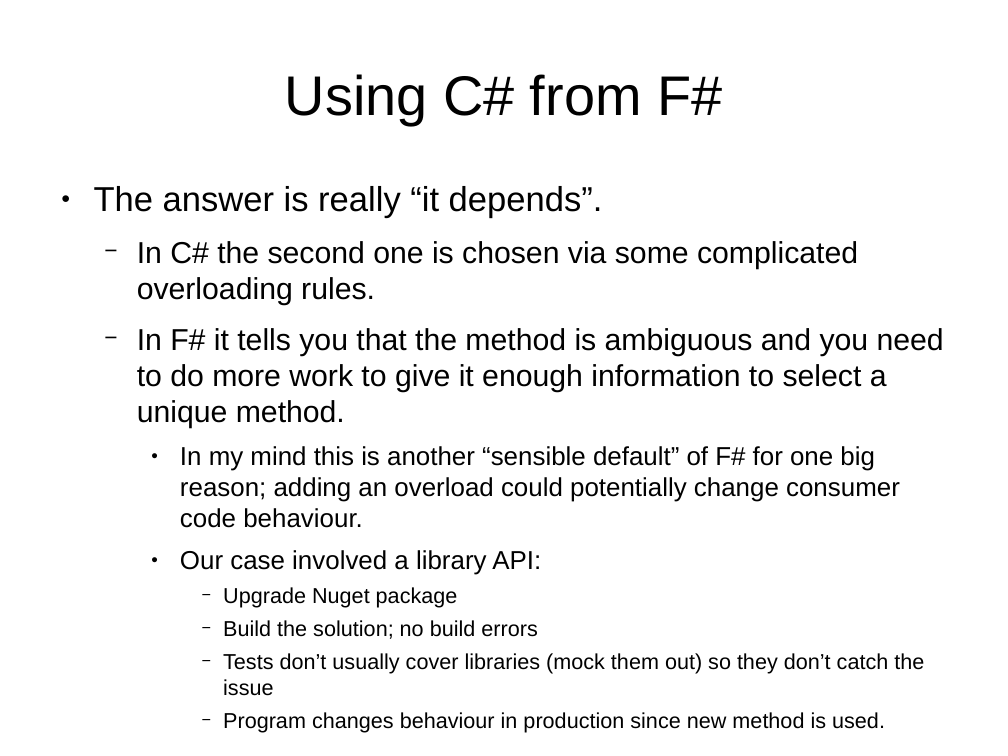
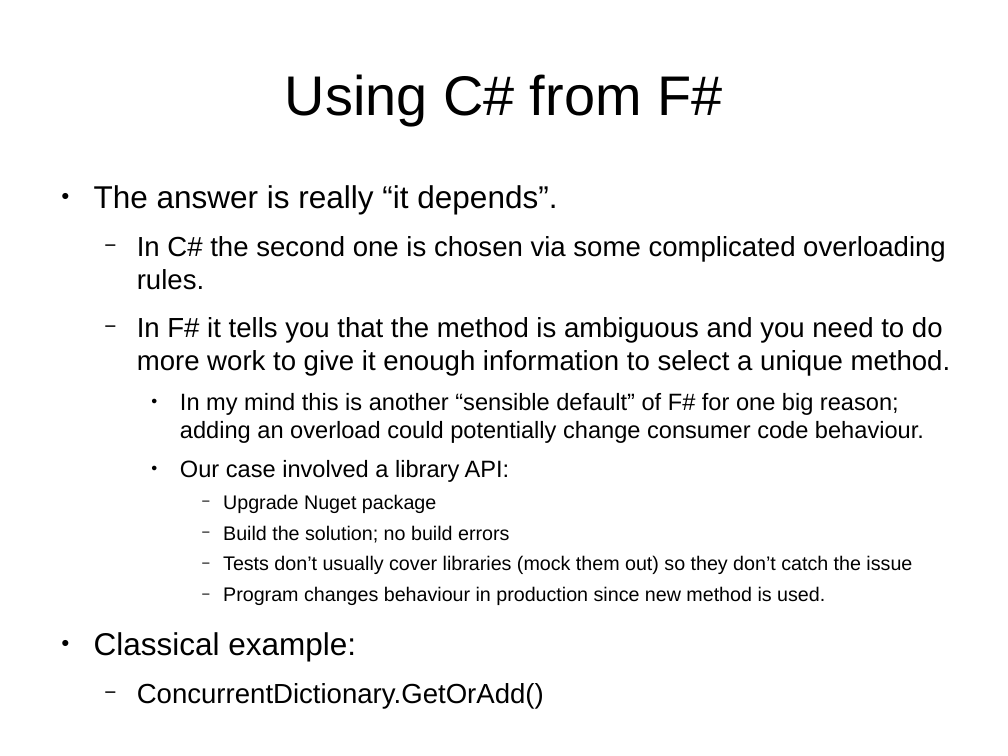
Before and after one commit to mvkara/InteropPresentation, a slide deck: slide 9 of slides/InteroperabilityPresentation.odp. Drawn at 1008x756 pixels with LibreOffice and Linux fonts; fonts in the diff are those of the drawing. Boxes give left, top, right and bottom in pixels: in the first picture for what was removed or moved away, otherwise in the second. Text is boxed around its words. In the diff, an @@ line names an element or a change of style, - is before the commit and + after.

Commit message:
updated slides + some more examples

```diff
--- a/slides/InteroperabilityPresentation.odp
+++ b/slides/InteroperabilityPresentation.odp
@@ text at bbox=[94, 185, 951, 605]: paragraphs added @@
+● Classical example:
+  − ConcurrentDictionary.GetOrAdd()
@@ text at bbox=[94, 185, 951, 605]: size 27.2 to 24.8 pt in "The answer is really “it depends”."; size 23.8 to 21.7 pt in "In C# the second one is chosen ...", "In F# it tells you that the ..."; size 20.4 to 18.6 pt in "In my mind this is another “sensible ...", "Our case involved a library API:"; size 17 to 15.5 pt in "Upgrade Nuget package", "Build the solution; no build errors", "Tests don’t usually cover libraries (mock them ...", "Program changes behaviour in production since new ..." @@
```
Also in this commit, not shown: 7 other slides changed, 1 slide added, 1 slide removed, 2 other files.
